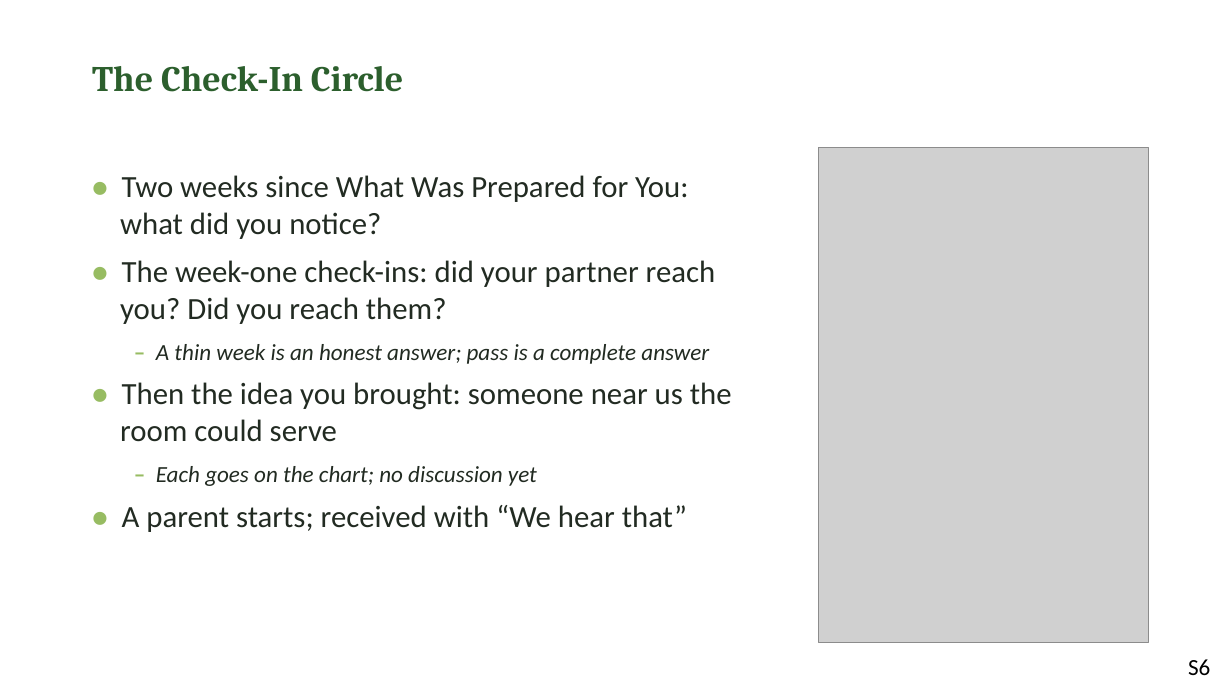
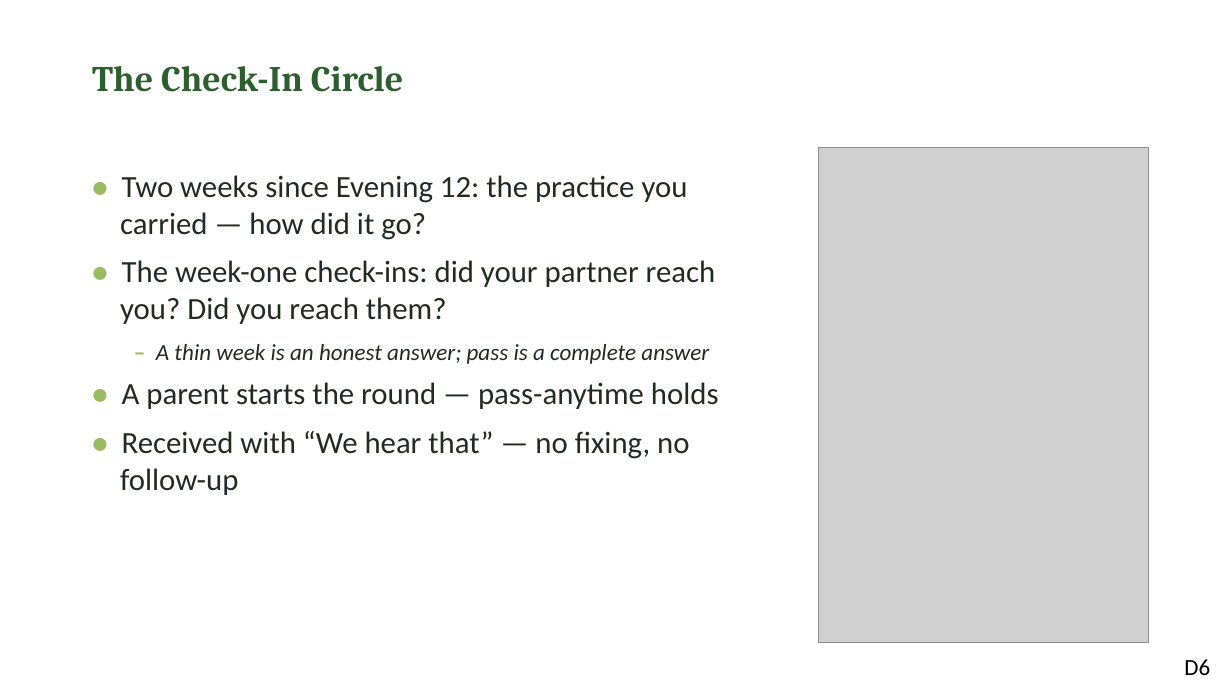
Before and after one commit to jgtittle-ministries/fellowship-of-the-heart-pilot-at-cca, a slide deck: slide 6 of docs/evening/materials/evening-13-slides.pptx. Drawn at 1232x693 pixels with LibreOffice and Linux fonts; fonts in the diff are those of the drawing; grey boxes stand for pictures. Boxes give left, top, right and bottom in pixels: in the first picture for what was removed or moved away, otherwise in the second. Text is boxed around its words. In the diff, an @@ line names an element or a change of style, - is before the commit and + after.

```diff
--- a/docs/evening/materials/evening-13-slides.pptx
+++ b/docs/evening/materials/evening-13-slides.pptx
@@ text at box(120, 175, 688, 240): text changed @@
-• Two weeks since What Was Prepared for You: what did you notice?
+• Two weeks since Evening 12: the practice you carried — how did it go?
@@ text at box(120, 382, 719, 495): text changed @@
-• Then the idea you brought: someone near us the room could serve
-– Each goes on the chart; no discussion yet
-• A parent starts; received with “We hear that”
+• A parent starts the round — pass-anytime holds
+• Received with “We hear that” — no fixing, no follow-up
@@ text at box(1184, 659, 1210, 675): text changed @@
-S6
+D6
```
Also in this commit, not shown: 15 other slides changed, 1 slide removed, 58 other files.
